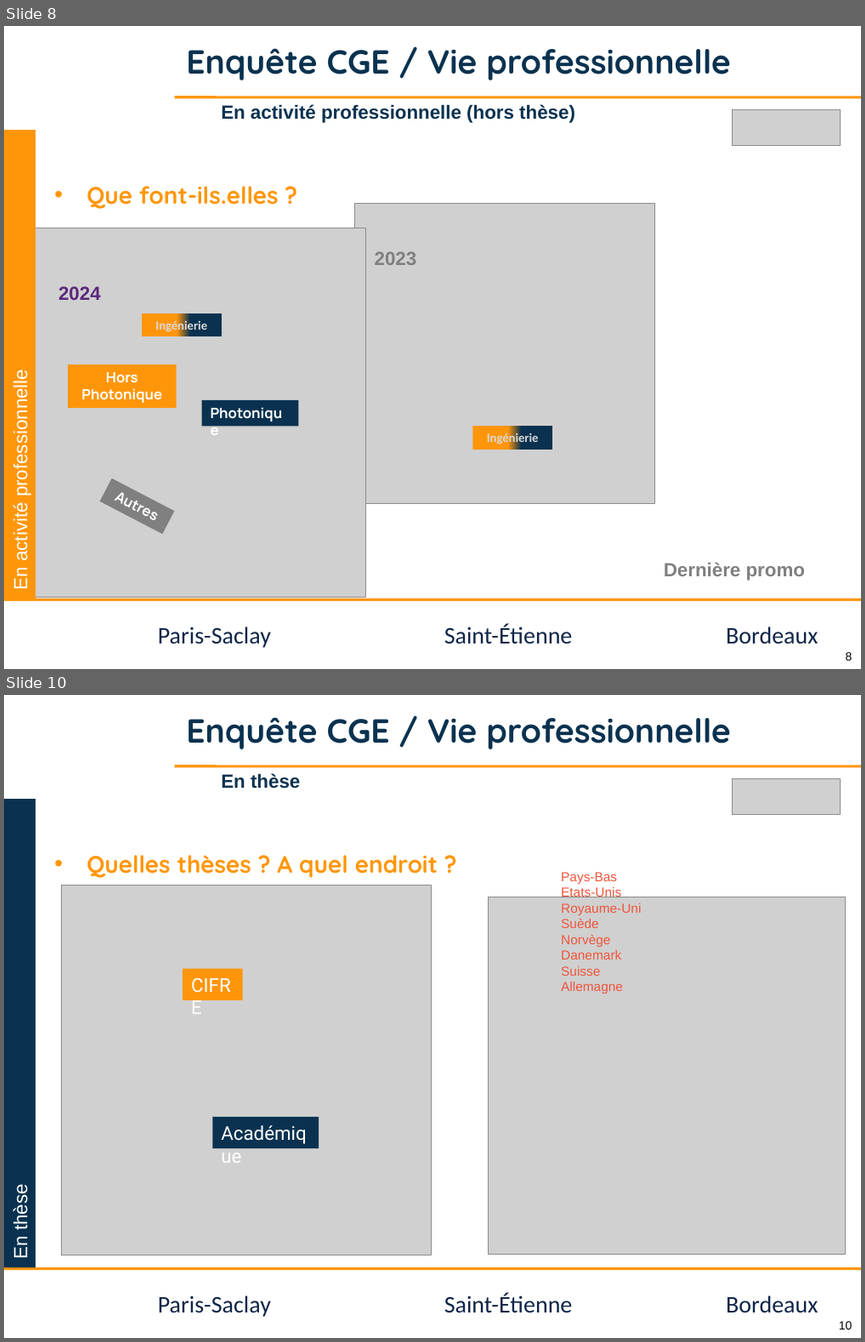
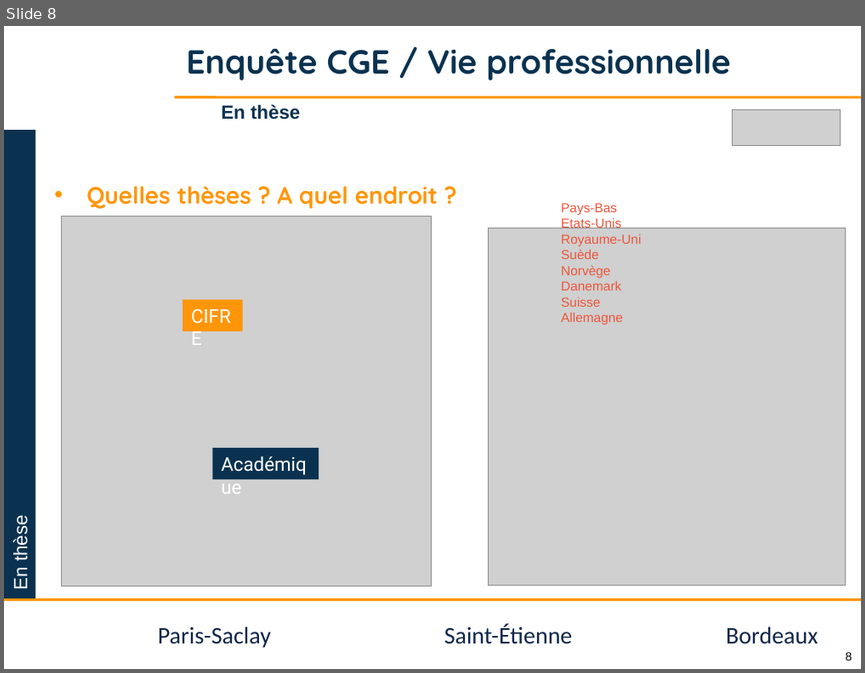
Before and after one commit to jvillemejane/jvillemejane, a slide deck: Presentations/2024_COPERF_CGE.pptx. Shown one above the other, each under a label of ours: slides 8 and 10 before the commit, slide 8 after it; the slides between them are not shown. The pictures are 865x1342 and 865x673 pixels, drawn with LibreOffice and Linux fonts; fonts in the diff are those of the drawing; grey boxes stand for pictures; background and template pictures are left out. Boxes give left, top, right and bottom in pixels: in the first picture for what was removed or moved away, otherwise in the second. Text is boxed around its words. In the diff, an @@ line names an element or a change of style, - is before the commit and + after.

```diff
--- a/Presentations/2024_COPERF_CGE.pptx
+++ b/Presentations/2024_COPERF_CGE.pptx
@@ slide 8 removed at <box>4,26,861,669</box>, background #FFFFFF; not listed: 6 template elements that a slide beside it also shows @@
@@ title removed at <box>186,48,730,80</box> @@
-Enquête CGE / Vie professionnelle
@@ text removed at <box>221,104,575,123</box> @@
-En activité professionnelle (hors thèse)
@@ picture removed at <box>732,110,840,146</box> @@
@@ rectangle removed at <box>4,130,35,598</box> @@
-En activité professionnelle
@@ text removed at <box>86,186,279,209</box> @@
-• Que font-ils.elles ?
@@ picture removed at <box>354,204,655,504</box> @@
@@ picture removed at <box>4,228,365,596</box> @@
@@ text removed at <box>375,251,417,265</box> @@
-2023
@@ text removed at <box>58,286,101,300</box> @@
-2024
@@ rectangle removed at <box>142,313,222,337</box> @@
-Ingénierie
@@ rectangle removed at <box>69,364,177,408</box> @@
-Hors
-Photonique
@@ rectangle removed at <box>202,399,299,426</box> @@
-Photonique
@@ rectangle removed at <box>472,426,552,449</box> @@
-Ingénierie
@@ rectangle removed at <box>100,478,174,533</box> @@
-Autres
@@ text removed at <box>664,562,805,580</box> @@
-Dernière promo
@@ what was slide 10 is now slide 8 @@
@@ page number at <box>846,652,852,660</box>: text changed @@
-10
+8
```
Also in this commit, not shown: 7 slides changed, 2 slides added, 2 other slides removed, 1 other file.
